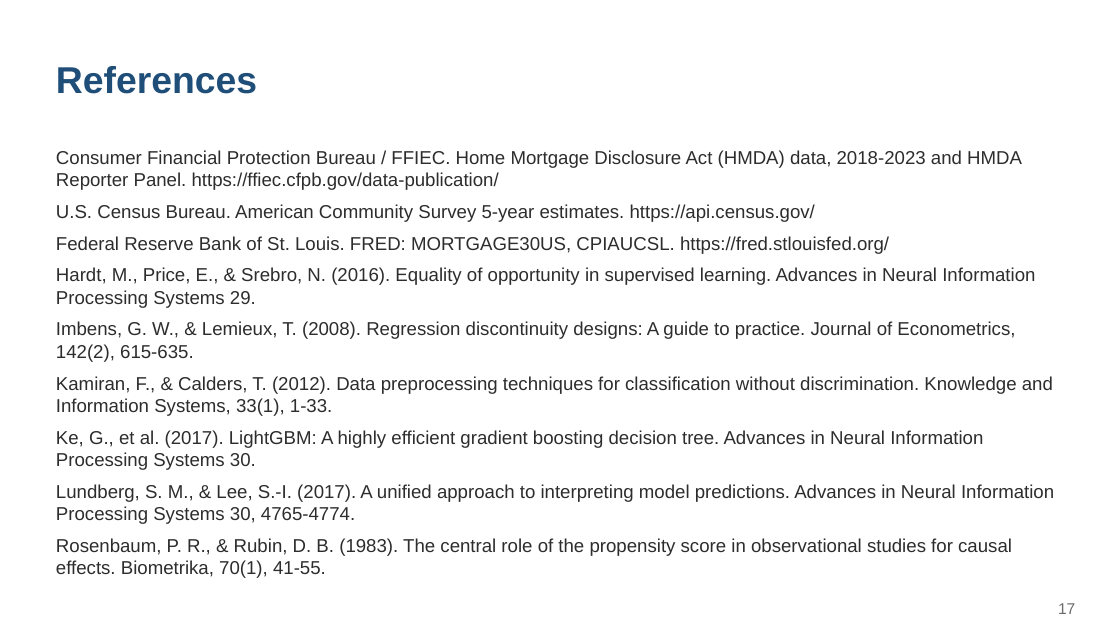
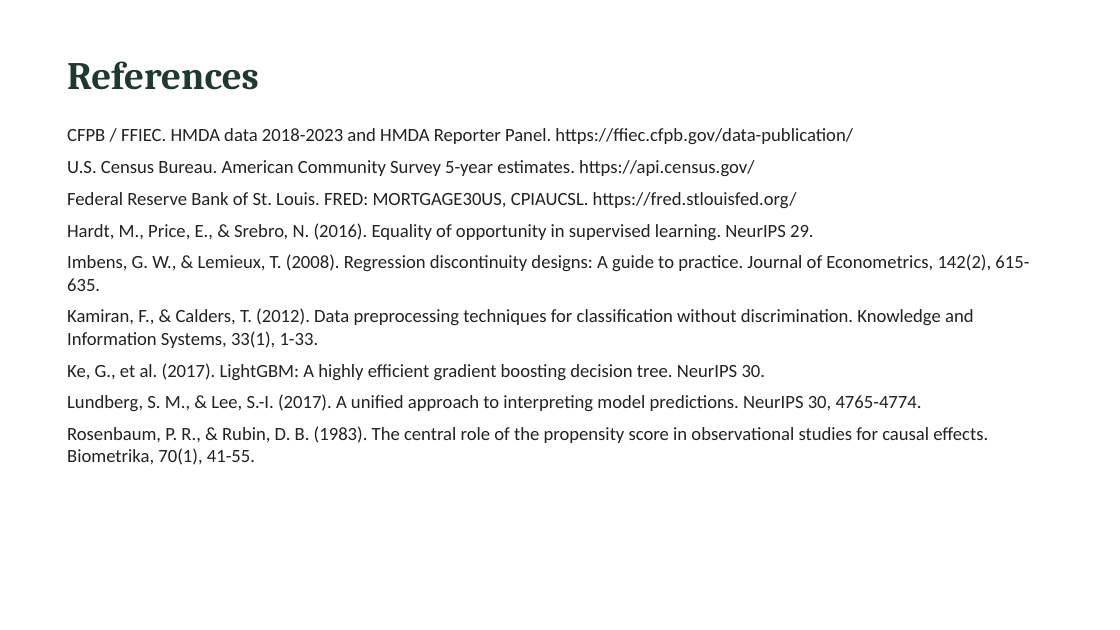
Before and after one commit to Rishhhhub/fair-mortgage-approval, a slide deck: slide 14 of deliverables/Group_8_Fair_Mortgage_Approval_Decisions_Presentation.pptx (slide 17 before the commit). Drawn at 1120x630 pixels with LibreOffice and Linux fonts; fonts in the diff are those of the drawing. Boxes give left, top, right and bottom in pixels: in the first picture for what was removed or moved away, otherwise in the second. Text is boxed around its words. In the diff, an @@ line names an element or a change of style, - is before the commit and + after.

```diff
--- a/deliverables/Group_8_Fair_Mortgage_Approval_Decisions_Presentation.pptx
+++ b/deliverables/Group_8_Fair_Mortgage_Approval_Decisions_Presentation.pptx
@@ text "References": place and size @@
-text "References" at bbox=[56, 66, 257, 94]
+text "References" at bbox=[67, 61, 259, 90]
@@ text "References" at bbox=[67, 61, 259, 90]: size 24 to 25 pt, font Arial to Cambria, text colour #1F4E79 to #1E3A2F @@
@@ text at bbox=[67, 128, 853, 144]: text changed; font Arial to Calibri; text colour #2D2D2D to #222222 @@
-Consumer Financial Protection Bureau / FFIEC. Home Mortgage Disclosure Act (HMDA) data, 2018-2023 and HMDA Reporter Panel. https://ffiec.cfpb.gov/data-publication/
+CFPB / FFIEC. HMDA data 2018-2023 and HMDA Reporter Panel. https://ffiec.cfpb.gov/data-publication/
@@ text "CFPB / FFIEC. HMDA data ...": place and size @@
-text "CFPB / FFIEC. HMDA data ..." at bbox=[56, 150, 1054, 578]
+text "CFPB / FFIEC. HMDA data ..." at bbox=[67, 128, 1029, 465]
@@ text at bbox=[67, 160, 1029, 465]: font Arial to Calibri, text colour #2D2D2D to #222222 in "U.S. Census Bureau. American Community Survey 5-year ...", "Federal Reserve Bank of St. Louis. FRED: ...", "Imbens, G. W., & Lemieux, T. (2008). ...", "Kamiran, F., & Calders, T. (2012). Data ..." and 1 more places @@
@@ text at bbox=[67, 223, 814, 240]: text changed; font Arial to Calibri; text colour #2D2D2D to #222222 @@
-Hardt, M., Price, E., & Srebro, N. (2016). Equality of opportunity in supervised learning. Advances in Neural Information Processing Systems 29.
+Hardt, M., Price, E., & Srebro, N. (2016). Equality of opportunity in supervised learning. NeurIPS 29.
@@ text at bbox=[67, 363, 922, 411]: text changed; font Arial to Calibri; text colour #2D2D2D to #222222 @@
-Ke, G., et al. (2017). LightGBM: A highly efficient gradient boosting decision tree. Advances in Neural Information Processing Systems 30.
-Lundberg, S. M., & Lee, S.-I. (2017). A unified approach to interpreting model predictions. Advances in Neural Information Processing Systems 30, 4765-4774.
+Ke, G., et al. (2017). LightGBM: A highly efficient gradient boosting decision tree. NeurIPS 30.
+Lundberg, S. M., & Lee, S.-I. (2017). A unified approach to interpreting model predictions. NeurIPS 30, 4765-4774.
@@ page number removed at bbox=[1058, 603, 1075, 614] @@
-17
```
Also in this commit, not shown: 9 other slides changed, 6 slides added, 10 slides removed, 3 other files.
